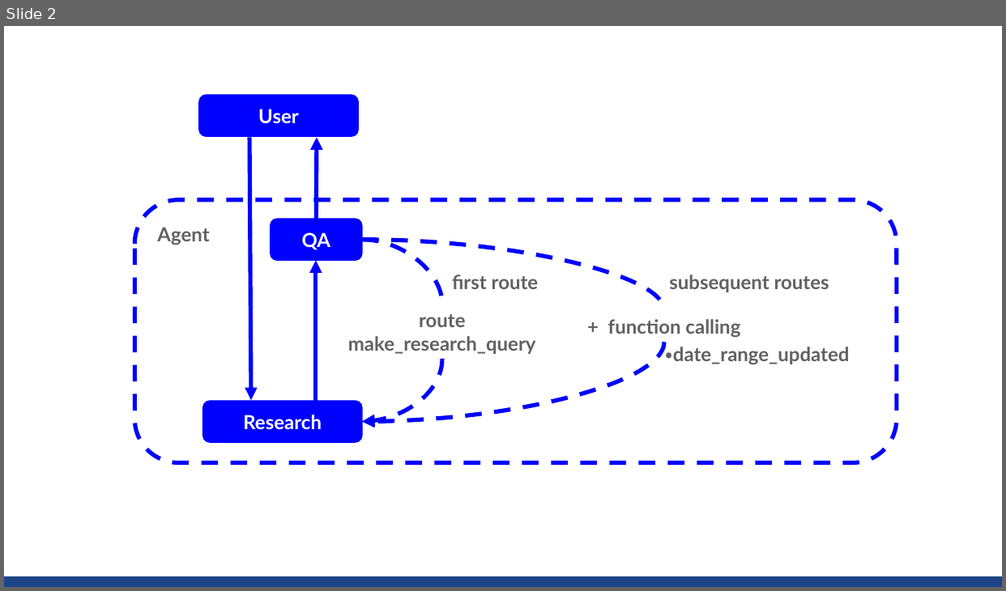
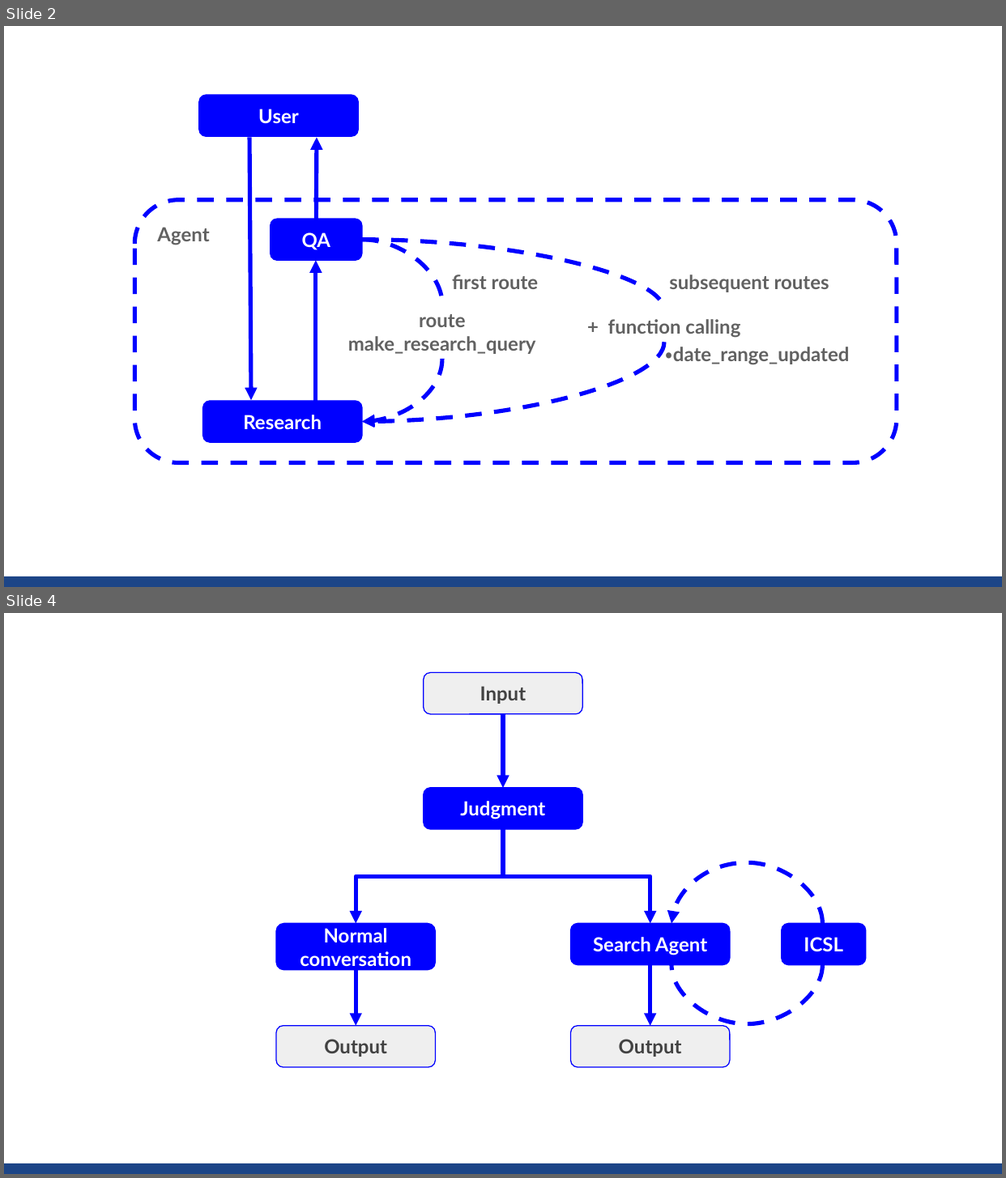
Before and after one commit to sekihan02/code_sundbox, a slide deck: search_small_agent.pptx. Shown one above the other, each under a label of ours: slide 2 before the commit, slides 2 and 4 after it; the slides between them are not shown. The pictures are 1006x591 and 1006x1178 pixels, drawn with LibreOffice and Linux fonts; fonts in the diff are those of the drawing. Boxes give left, top, right and bottom in pixels: in the first picture for what was removed or moved away, otherwise in the second. Text is boxed around its words. In the diff, an @@ line names an element or a change of style, - is before the commit and + after.

```diff
--- a/search_small_agent.pptx
+++ b/search_small_agent.pptx
@@ slide 4 added at <box>4,613,1002,1174</box>, background #FFFFFF; not listed: 1 template element that a slide beside it also shows @@
@@ rounded rectangle added at <box>423,673,582,715</box>, fill #EFEFEF, outline #0000FF 0.75 pt, 14 pt, text #424242, bold @@
+Input
@@ arrow added from (503, 713) to (503, 788), #0000FF 3 pt @@
@@ rounded rectangle added at <box>423,788,582,829</box>, fill #0000FF, outline #0000FF 0.75 pt, 14 pt, text #FFFFFF, bold @@
+Judgment
@@ elbow arrow added from (503, 829) to (356, 923), #0000FF 3 pt @@
@@ elbow arrow added from (503, 829) to (650, 923), #0000FF 3 pt @@
@@ curved arrow added from (822, 923) to (671, 923), #0000FF 3 pt dashed @@
@@ rounded rectangle added at <box>276,923,435,970</box>, fill #0000FF, outline #0000FF 0.75 pt, 14 pt, text #FFFFFF, bold @@
+Normal conversation
@@ rounded rectangle added at <box>571,923,730,965</box>, fill #0000FF, outline #0000FF 0.75 pt, 14 pt, text #FFFFFF, bold @@
+Search Agent
@@ rounded rectangle added at <box>782,923,865,965</box>, fill #0000FF, outline #0000FF 0.75 pt, 14 pt, text #FFFFFF, bold @@
+ICSL
@@ arrow added from (356, 970) to (356, 1026), #0000FF 3 pt @@
@@ arrow added from (650, 965) to (650, 1026), #0000FF 3 pt @@
@@ curved line added from (822, 965) to (671, 965), #0000FF 3 pt dashed @@
@@ rounded rectangle added at <box>276,1026,435,1068</box>, fill #EFEFEF, outline #0000FF 0.75 pt, 14 pt, text #424242, bold @@
+Output
@@ rounded rectangle added at <box>571,1026,730,1068</box>, fill #EFEFEF, outline #0000FF 0.75 pt, 14 pt, text #424242, bold @@
+Output
```
Also in this commit, not shown: 1 slide changed, 2 other slides added, 2 other files.
